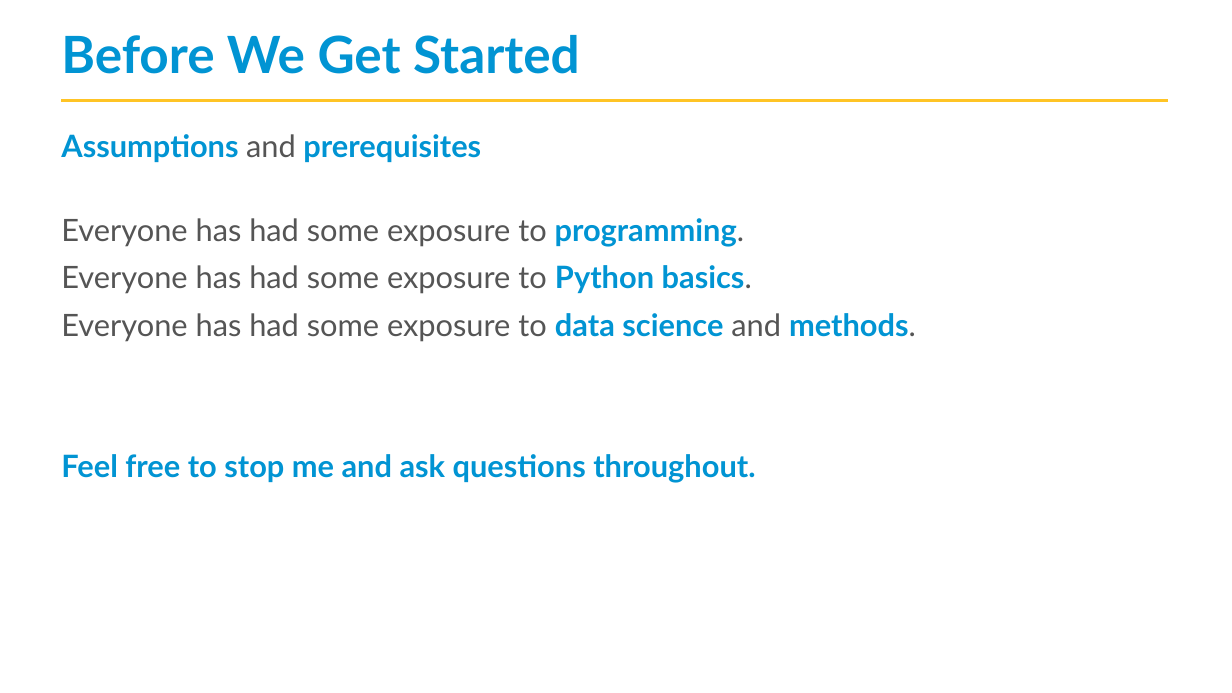
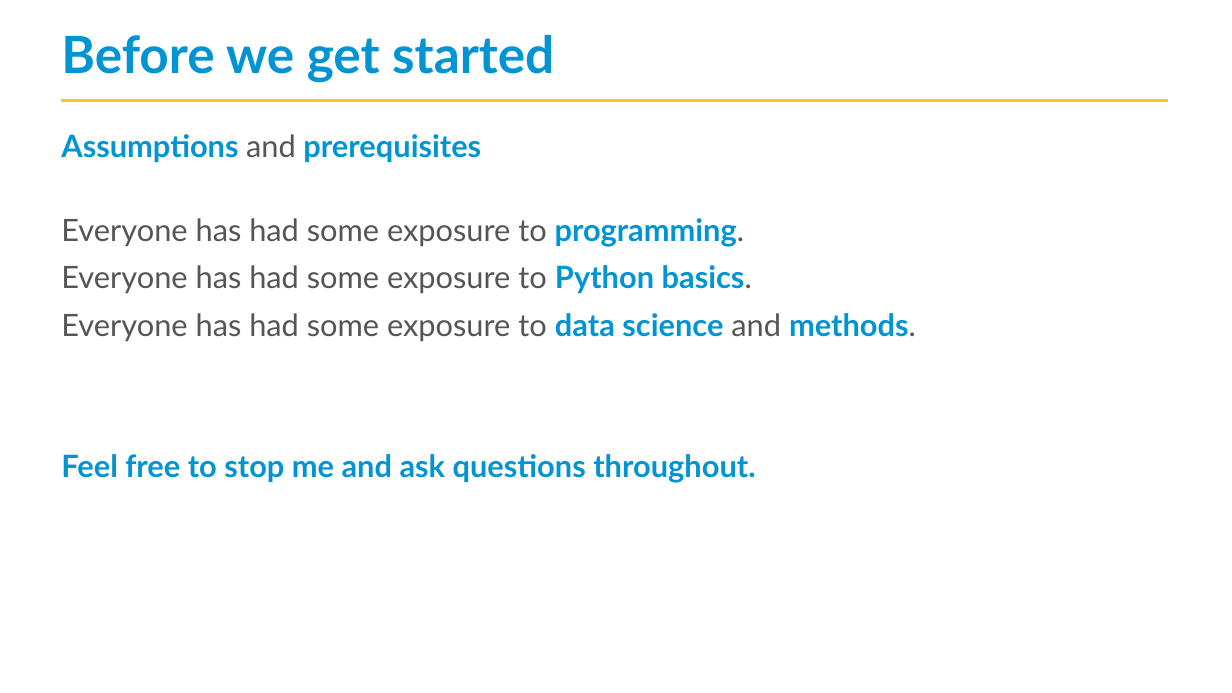
Before and after one commit to jseabold/pycon-ds-2018, a slide deck: slide 10 of Introduction.pptx. Drawn at 1232x693 pixels with LibreOffice and Linux fonts; fonts in the diff are those of the drawing; background and template pictures are left out. Boxes give left, top, right and bottom in pixels: in the first picture for what was removed or moved away, otherwise in the second. Text is boxed around its words. In the diff, an @@ line names an element or a change of style, - is before the commit and + after.

```diff
--- a/Introduction.pptx
+++ b/Introduction.pptx
@@ title at (x1=61, y1=35, x2=554, y2=83): text changed @@
-Before We Get Started
+Before we get started
```
Also in this commit, not shown: 4 other slides changed, 1 other file.
